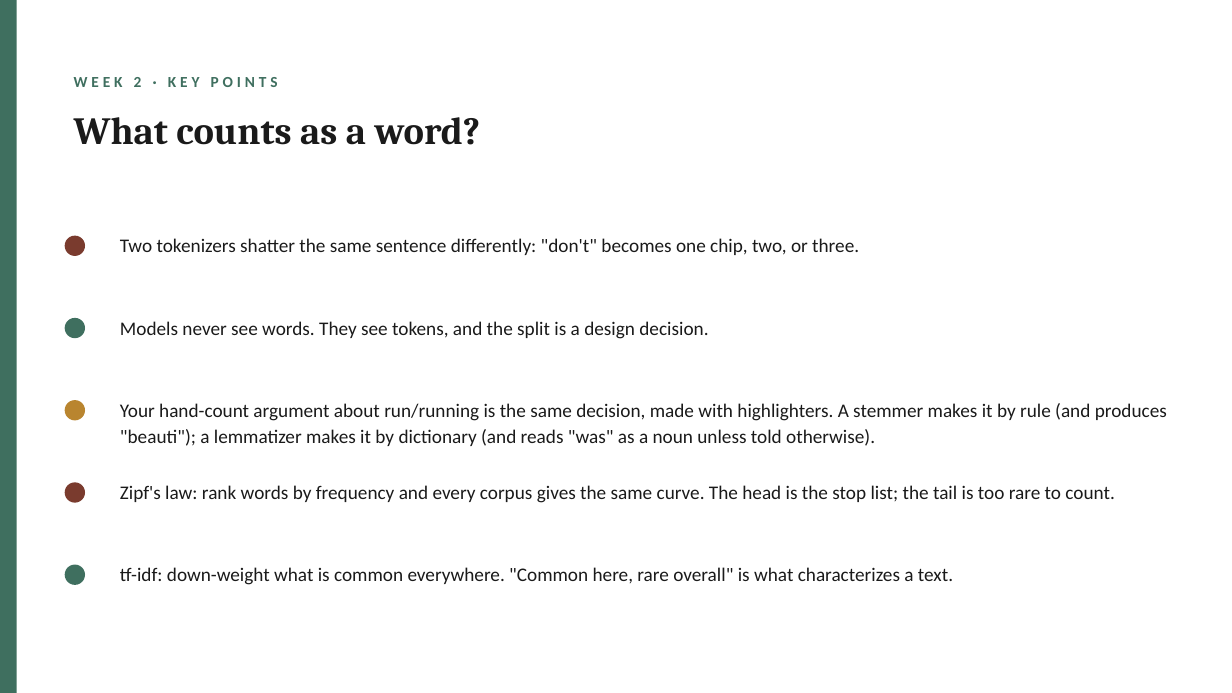
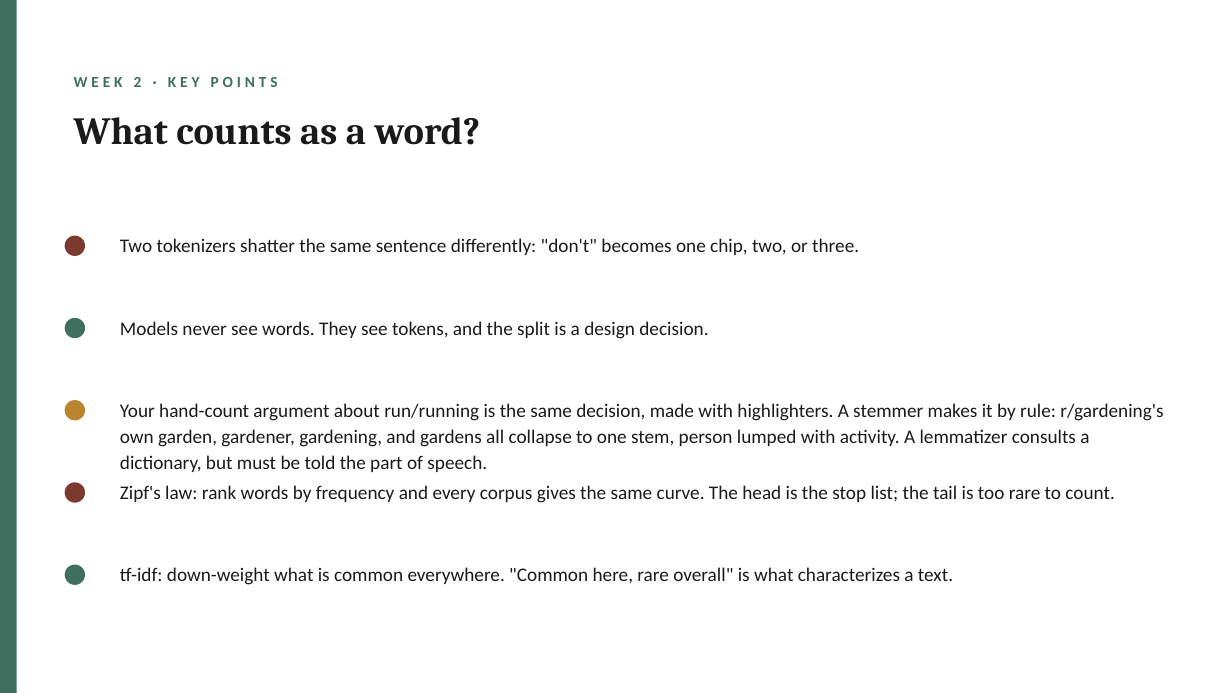
Before and after one commit to lucianli123/culture-as-data-2026, a slide deck: slide 5 of slides/pptx/week-02.pptx. Drawn at 1232x693 pixels with LibreOffice and Linux fonts; fonts in the diff are those of the drawing. Boxes give left, top, right and bottom in pixels: in the first picture for what was removed or moved away, otherwise in the second. Text is boxed around its words. In the diff, an @@ line names an element or a change of style, - is before the commit and + after.

```diff
--- a/slides/pptx/week-02.pptx
+++ b/slides/pptx/week-02.pptx
@@ text at <box>120,403,1163,472</box>: text changed @@
-Your hand-count argument about run/running is the same decision, made with highlighters. A stemmer makes it by rule (and produces "beauti"); a lemmatizer makes it by dictionary (and reads "was" as a noun unless told otherwise).
+Your hand-count argument about run/running is the same decision, made with highlighters. A stemmer makes it by rule: r/gardening's own garden, gardener, gardening, and gardens all collapse to one stem, person lumped with activity. A lemmatizer consults a dictionary, but must be told the part of speech.
```
Also in this commit, not shown: 13 other files.
